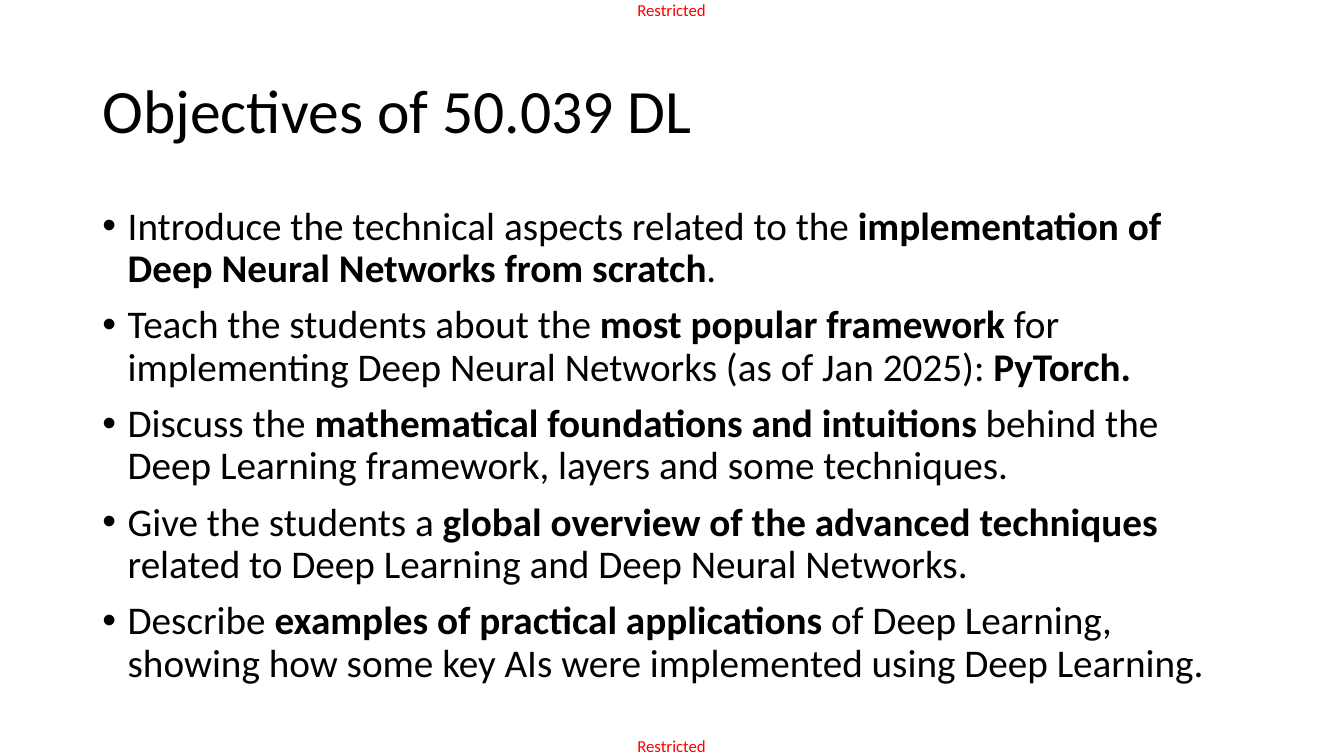
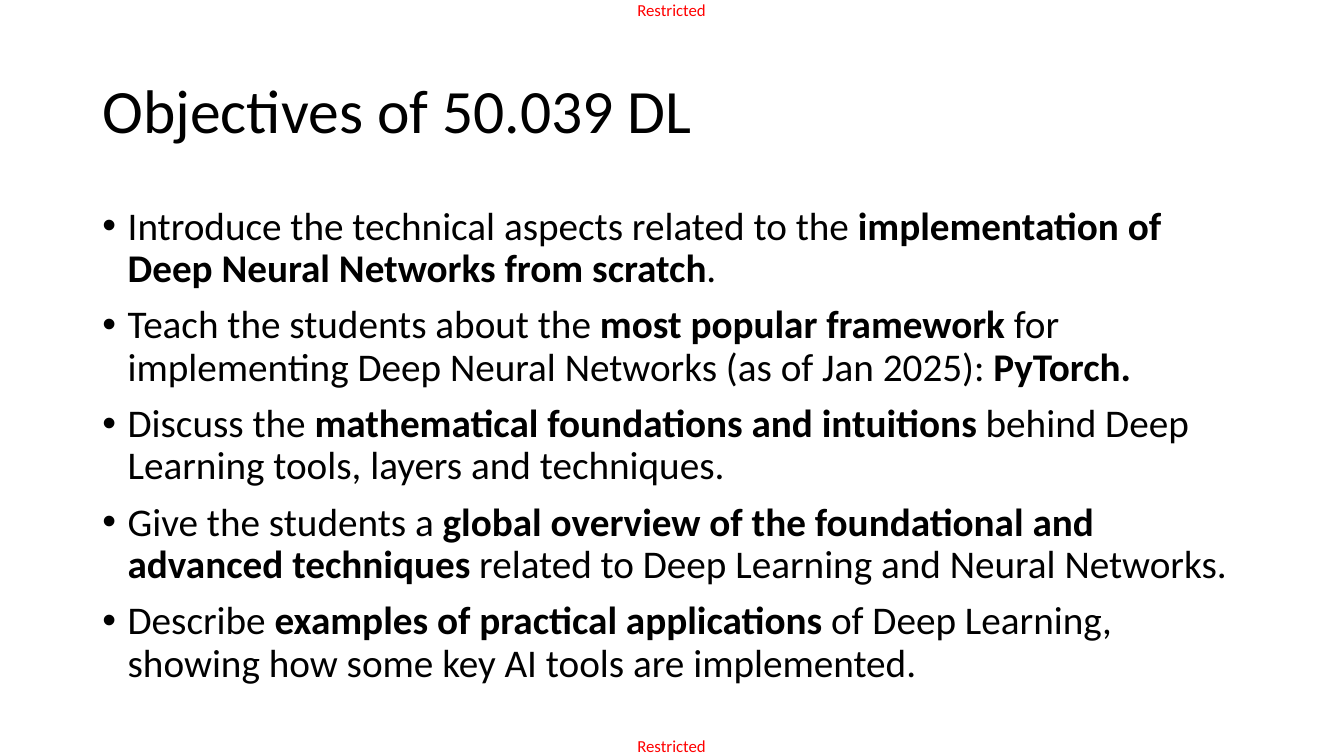
Before and after one commit to matthieudemari/SUTD_DL_50_039, a slide deck: slide 5 of W1/1. W1S1 final/W1S1.pptx. Drawn at 1344x756 pixels with LibreOffice and Linux fonts; fonts in the diff are those of the drawing. Boxes give left, top, right and bottom in pixels: in the first picture for what was removed or moved away, otherwise in the second. Text is boxed around its words. In the diff, an @@ line names an element or a change of style, - is before the commit and + after.

```diff
--- a/W1/1. W1S1 final/W1S1.pptx
+++ b/W1/1. W1S1 final/W1S1.pptx
@@ text at bbox=[128, 409, 1227, 684]: text changed @@
-• Discuss the mathematical foundations and intuitions behind the Deep Learning framework, layers and some techniques.
-• Give the students a global overview of the advanced techniques related to Deep Learning and Deep Neural Networks.
-• Describe examples of practical applications of Deep Learning, showing how some key AIs were implemented using Deep Learning.
+• Discuss the mathematical foundations and intuitions behind Deep Learning tools, layers and techniques.
+• Give the students a global overview of the foundational and advanced techniques related to Deep Learning and Neural Networks.
+• Describe examples of practical applications of Deep Learning, showing how some key AI tools are implemented.
```
Also in this commit, not shown: 22 other slides changed, 7 other files.
